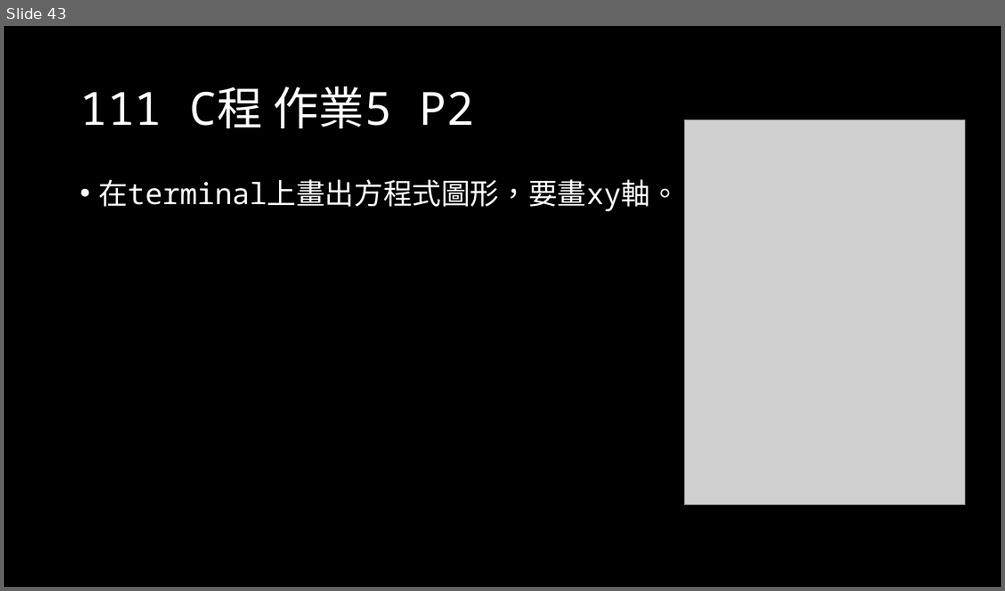
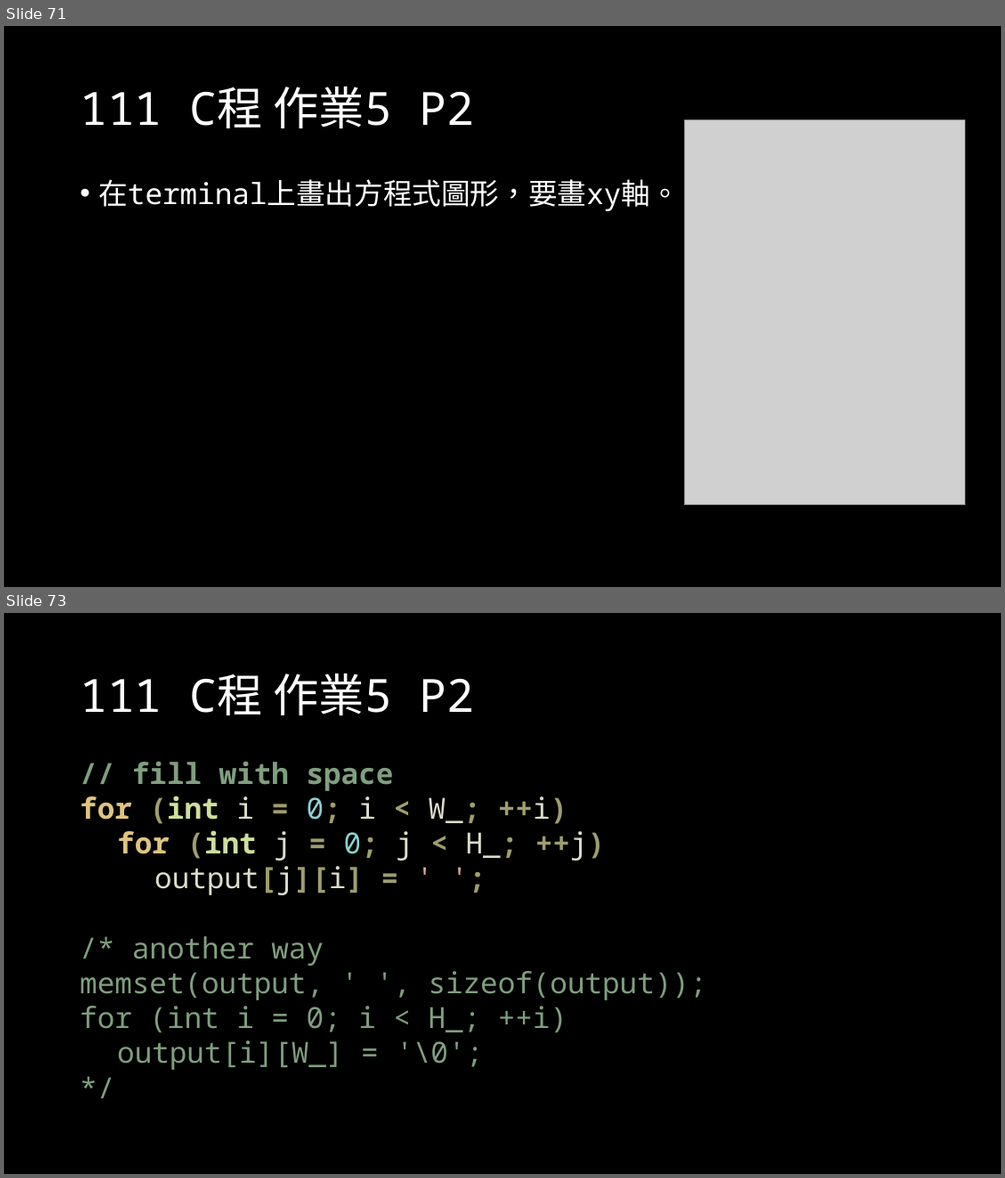
Before and after one commit to OEmiliatanO/those_c_prog_didnt_teach, a slide deck: Ch1/Ch1-basic.pptx. Shown one above the other, each under a label of ours: slide 43 before the commit, slides 71 and 73 after it; the slides between them are not shown. The pictures are 1005x591 and 1005x1178 pixels, drawn with LibreOffice and Linux fonts; fonts in the diff are those of the drawing; grey boxes stand for pictures. Boxes give left, top, right and bottom in pixels: in the first picture for what was removed or moved away, otherwise in the second. Text is boxed around its words. In the diff, an @@ line names an element or a change of style, - is before the commit and + after.

```diff
--- a/Ch1/Ch1-basic.pptx
+++ b/Ch1/Ch1-basic.pptx
@@ slide 73 added at (4,613,1001,1174), background #000000 @@
@@ title added at (80,673,475,715), 44 pt, text #FFFFFF @@
+111 C程 作業5 P2
@@ text added at (80,761,707,1070), 28 pt, text #7F9F7F @@
+// fill with space
+for (int i = 0; i < W_; ++i)
+for (int j = 0; j < H_; ++j)
+output[j][i] = ' ';
+/* another way
+memset(output, ' ', sizeof(output));
+for (int i = 0; i < H_; ++i)
+output[i][W_] = '\0';
+*/
@@ what was slide 43 is now slide 71 @@
```
Also in this commit, not shown: 5 slides changed, 32 other slides added, 3 other files.
